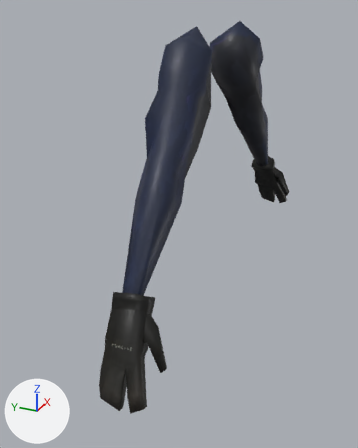
What one commit did to the FBX model Assets/Models/Player/Hands.fbx.
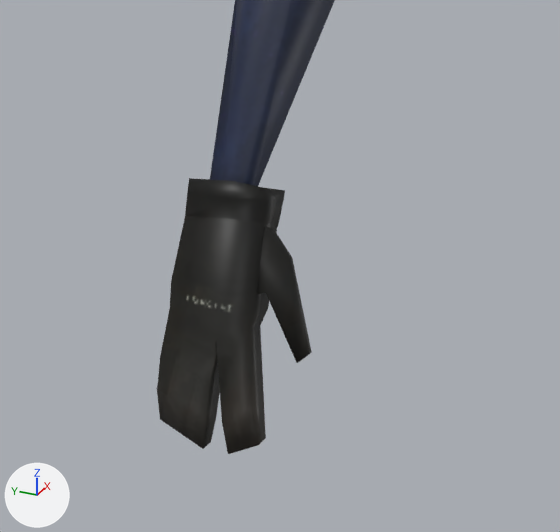
There are two pictures of each version: one whole from a 50 mm lens placed at (-1.23, -0.424, 0.446), pointed at (-0.128, 0.072, -0.105), one close up on the part from 8% to 77% of the width and 48% to 100% of the height. Every picture has the same lights, and +X, +Y and +Z are marked at lower left. The last two pictures show the newer version. Where no turn or scale is listed for an object, it has been applied to the vertices.
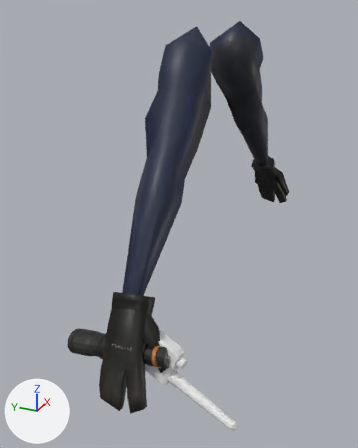
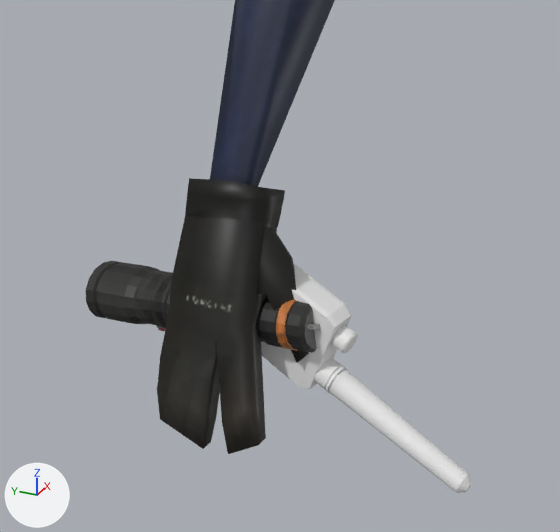
Boxes [x1, y1, x2, y2] around the edits, measured in the close-ups (560 x 532 px):
'Cube.002', added: after [261, 263, 471, 493]
'Circle', added: after [86, 261, 321, 353]

What changed in the scene script:
```text
Add img_flashlight_png:
    img_flashlight_png = load_image('Flashlight.png', 'Flashlight.png', 256, 256, 'sRGB')
Add mat_detector:
    mat_detector = principled_material('Detector')
    mat_detector.base_color = (0.8, 0.8, 0.8)  # white #e7e7e7
Add mat_flashlight:
    mat_flashlight = principled_material('FlashLight')
    mat_flashlight.texture = img_flashlight_png  # with its transparency
Add me_cube_002_1:
    me_cube_002_1.from_pydata(...)  # 669 vertices, 627 faces; spans x -0.49..0.7, y -0.32..1.83, z -0.59..0.49
    me_cube_002_1.materials.append(mat_detector)  # its picture is missing
Add me_circle:
    me_circle.from_pydata(...)  # 855 vertices, 842 faces; spans x -0.034..0.039, y -0.123..0.127, z -0.052..0.046
    me_circle.materials.append(mat_flashlight)  # picture img_flashlight_png
Add ob_cube_002:
    ob_cube_002 = bpy.data.objects.new('Cube.002', me_cube_002_1)
    ob_cube_002.location = (-0.501, 0.004, -0.188)
    ob_cube_002.rotation_euler = (-0.281, -2.999, -0.192)  # degrees (-16, -172, -11)
    ob_cube_002.scale = (-0.0276, -0.147, -0.0792)
Add ob_circle:
    ob_circle = bpy.data.objects.new('Circle', me_circle)
    ob_circle.location = (-0.519, 0.026, -0.219)
```
